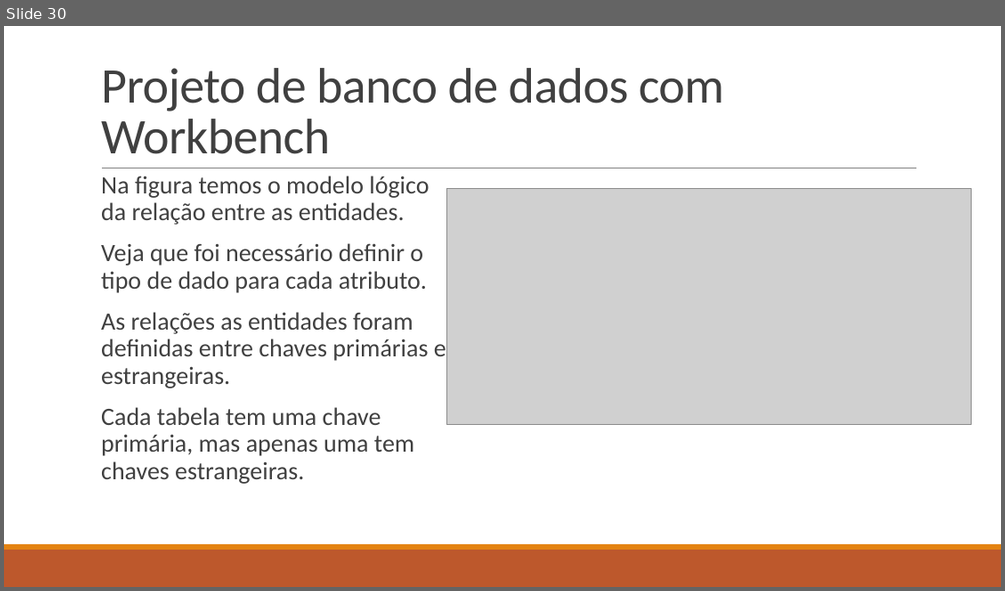
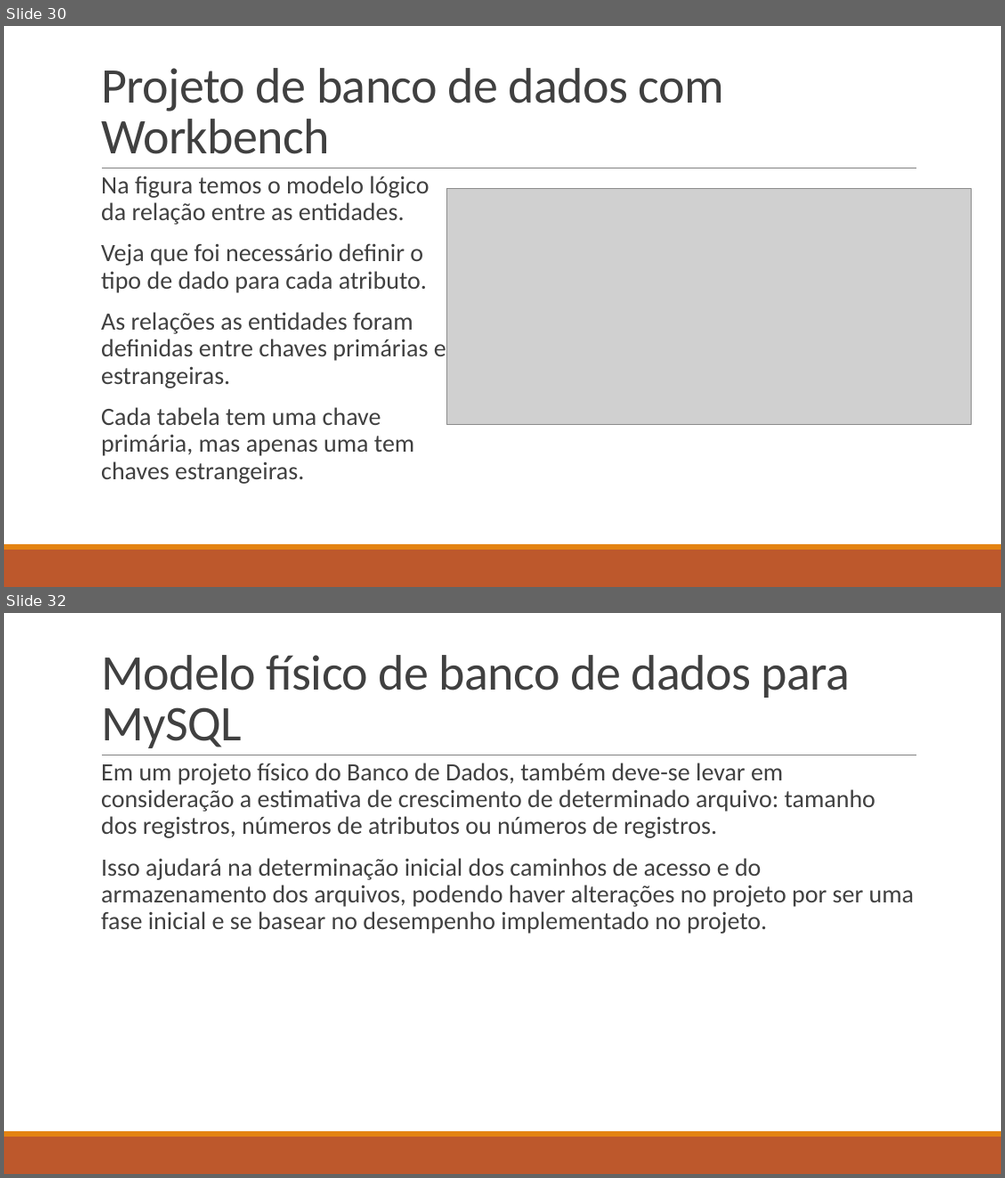
Before and after one commit to LucasHerculanoAmaro/Minhas-Aulas, a slide deck: Euripedes Simões de Paula/Banco de Dados/Aula 9/Projeto de Banco de Dados.pptx. Shown one above the other, each under a label of ours: slide 30 before the commit, slides 30 and 32 after it; the slides between them are not shown. The pictures are 1005x591 and 1005x1178 pixels, drawn with LibreOffice and Linux fonts; fonts in the diff are those of the drawing; grey boxes stand for pictures. Boxes give left, top, right and bottom in pixels: in the first picture for what was removed or moved away, otherwise in the second. Text is boxed around its words. In the diff, an @@ line names an element or a change of style, - is before the commit and + after.

Commit message:
adicionando aula 9 completa ao curso Banco de Dados

```diff
--- a/Euripedes Simões de Paula/Banco de Dados/Aula 9/Projeto de Banco de Dados.pptx
+++ b/Euripedes Simões de Paula/Banco de Dados/Aula 9/Projeto de Banco de Dados.pptx
@@ slide 32 added at [4,613,1001,1174], background #FFFFFF; not listed: 3 template elements that a slide beside it also shows @@
@@ title added at [101,655,850,748], 48 pt, text #404040 @@
+Modelo físico de banco de dados para MySQL
@@ text added at [101,763,914,933], 24 pt, text #404040 @@
+  Em um projeto físico do Banco de Dados, também deve-se levar em consideração a estimativa de crescimento de determinado arquivo: tamanho dos registros, números de atributos ou números de registros.
+  Isso ajudará na determinação inicial dos caminhos de acesso e do armazenamento dos arquivos, podendo haver alterações no projeto por ser uma fase inicial e se basear no desempenho implementado no projeto.
```
Also in this commit, not shown: 15 other slides added, 2 other files.
